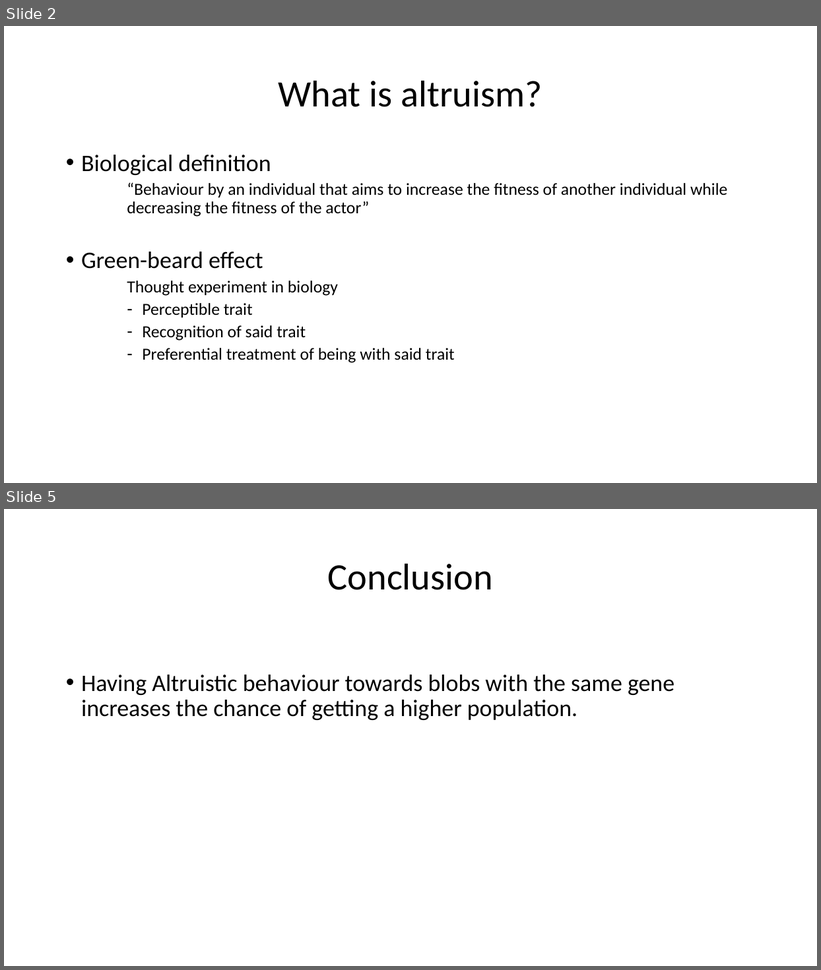
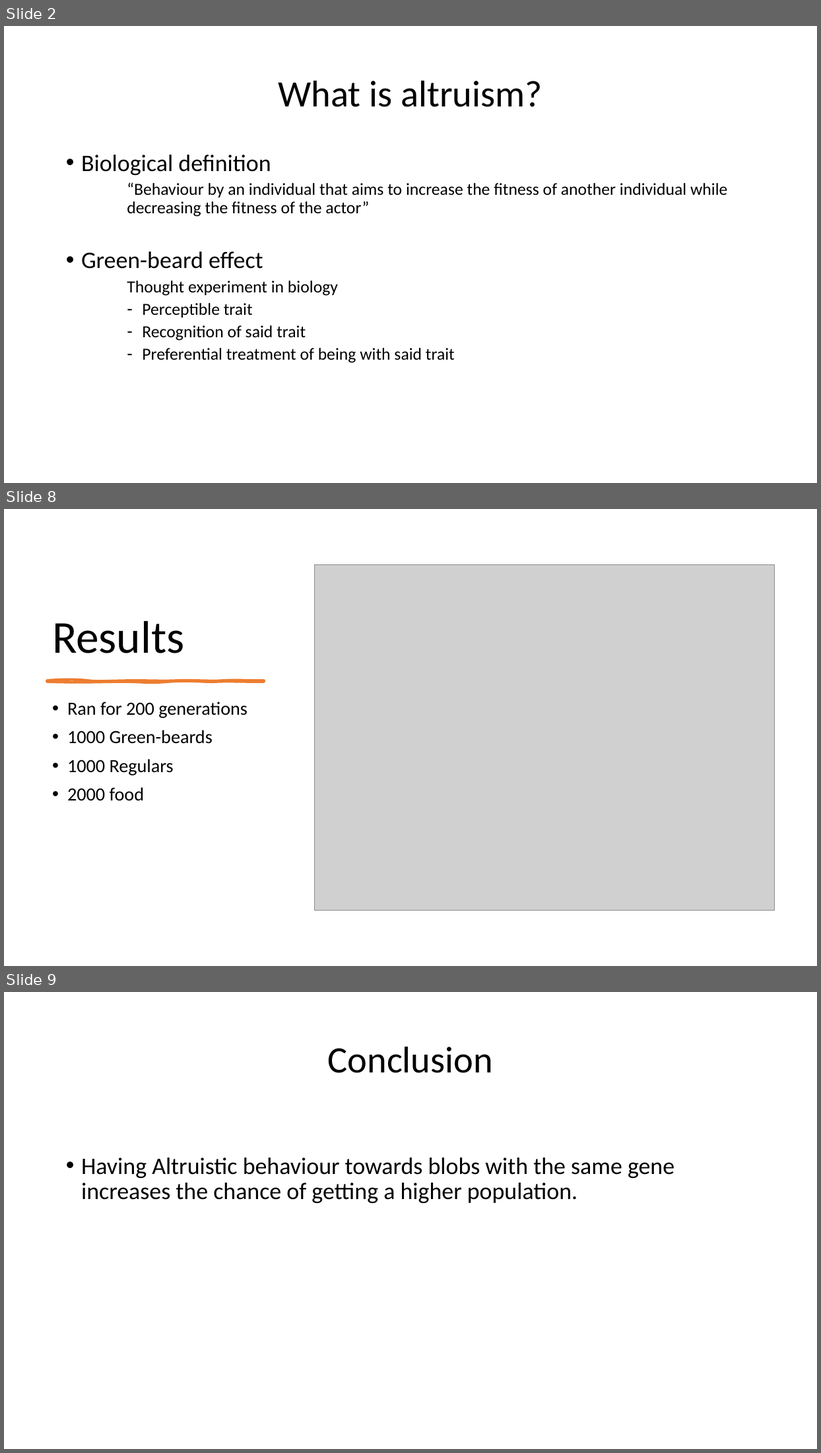
Before and after one commit to LiWeiYeh/Utrecht-University, a slide deck: Research-Methods/Altruism-presentation.pptx. Shown one above the other, each under a label of ours: slides 2 and 5 before the commit, slides 2, 8 and 9 after it; the slides between them are not shown. The pictures are 821x970 and 821x1453 pixels, drawn with LibreOffice and Linux fonts; fonts in the diff are those of the drawing; grey boxes stand for pictures. Boxes give left, top, right and bottom in pixels: in the first picture for what was removed or moved away, otherwise in the second. Text is boxed around its words. In the diff, an @@ line names an element or a change of style, - is before the commit and + after.

```diff
--- a/Research-Methods/Altruism-presentation.pptx
+++ b/Research-Methods/Altruism-presentation.pptx
@@ slide 8 added at bbox=[4, 509, 817, 966], background #FFFFFF @@
@@ picture added at bbox=[314, 565, 775, 910] @@
@@ title added at bbox=[52, 621, 184, 654], 54 pt, text #000000 @@
+Results
@@ freeform shape added at bbox=[47, 681, 264, 682], fill #ED7D31, outline #ED7D31 3 pt @@
@@ text added at bbox=[67, 702, 248, 801], 22 pt, text #000000 @@
+• Ran for 200 generations
+• 1000 Green-beards
+• 1000 Regulars
+• 2000 food
@@ what was slide 5 is now slide 9 @@
```
Also in this commit, not shown: 1 slide changed, 4 other slides added, 1 slide removed.
